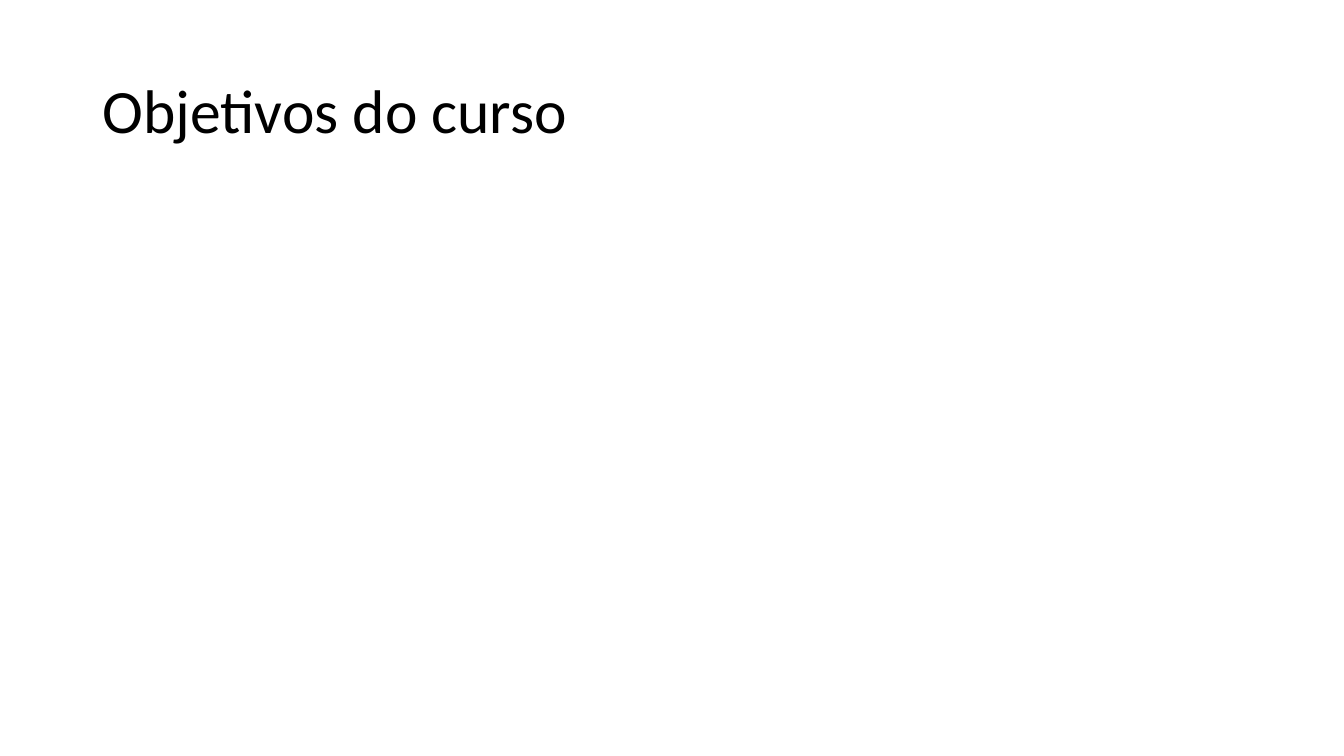
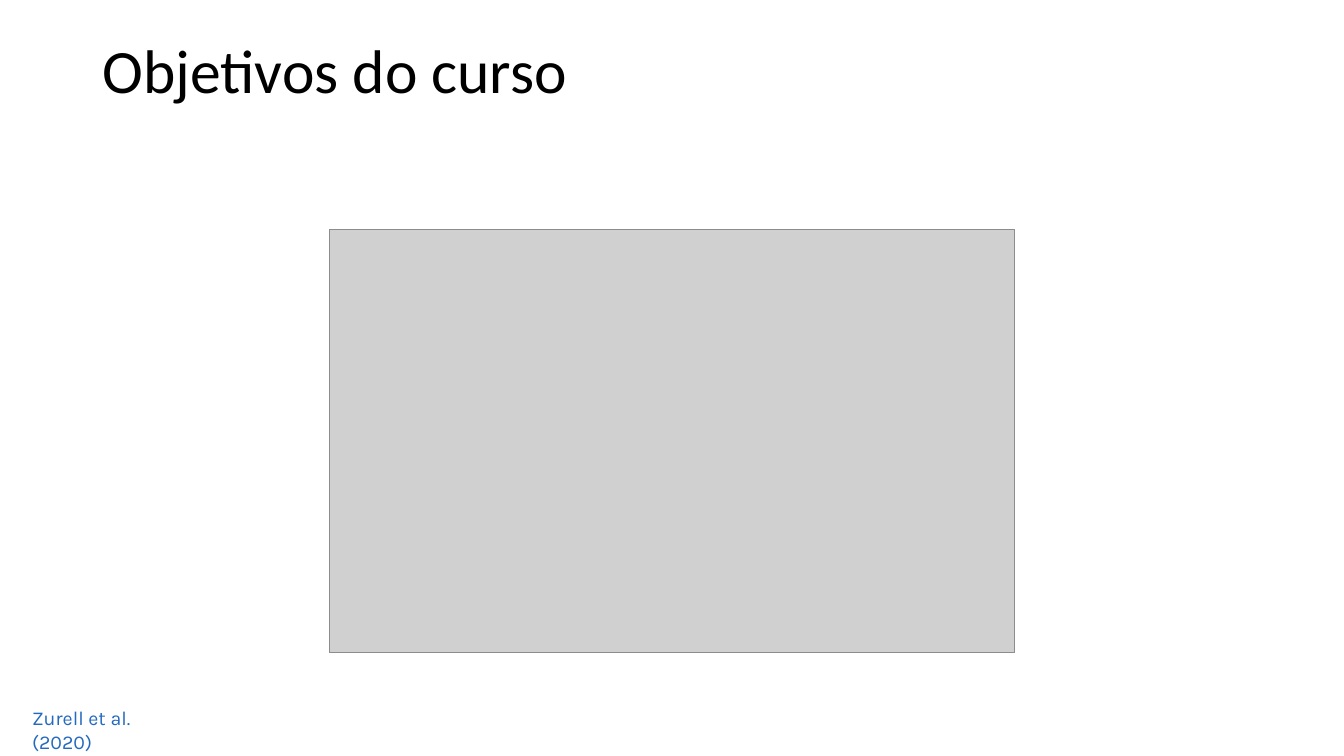
Before and after one commit to liviacnatal/curso_dados_sdms, a slide deck: slide 4 of sessoes/introducao.pptx. Drawn at 1344x756 pixels with LibreOffice and Linux fonts; fonts in the diff are those of the drawing; grey boxes stand for pictures. Boxes give left, top, right and bottom in pixels: in the first picture for what was removed or moved away, otherwise in the second. Text is boxed around its words. In the diff, an @@ line names an element or a change of style, - is before the commit and + after.

```diff
--- a/sessoes/introducao.pptx
+++ b/sessoes/introducao.pptx
@@ title "Objetivos do curso": place and size @@
-title "Objetivos do curso" at [102, 90, 566, 144]
+title "Objetivos do curso" at [102, 50, 566, 104]
@@ picture added at [330, 230, 1014, 653] @@
@@ text added at [32, 711, 131, 751], 14 pt, text #2369BE @@
+Zurell et al. (2020)
```
Also in this commit, not shown: 1 slide added, 1 other file.
